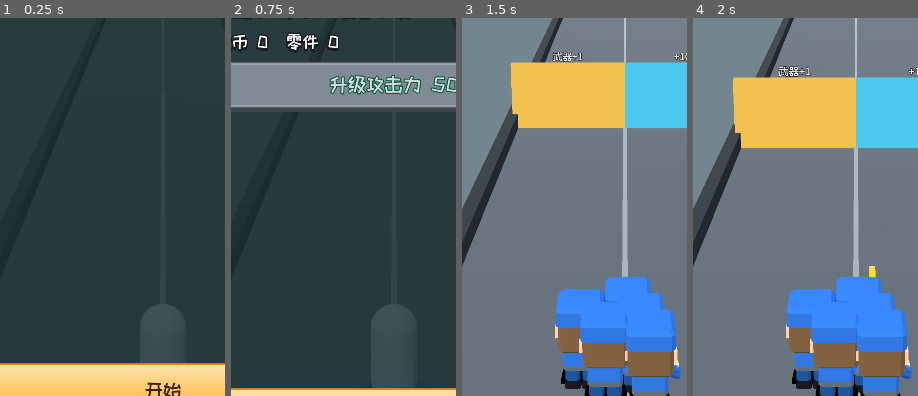
Above: before the commit, frames 1-4 (left to right).
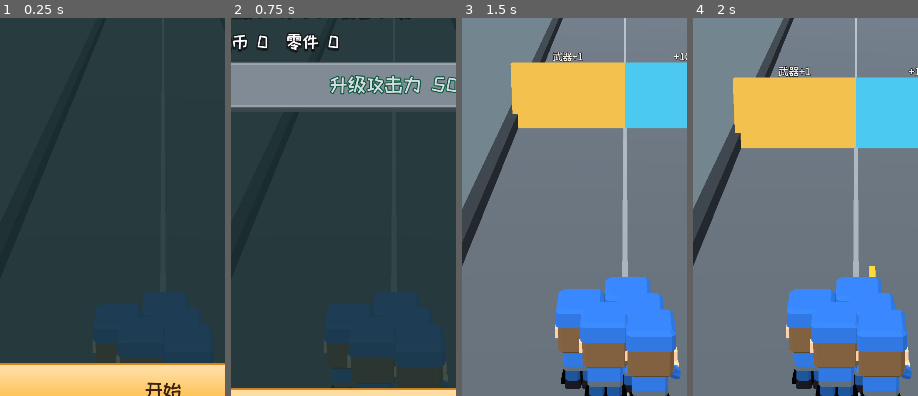
Above: after the commit, the same moments.

Repository: sylsaint/zombie-blaster
Game: Godot game, scene res://scenes/main.tscn
The game is run twice, just before and just after one commit, with the same random seed, the same clock (stepped at 60 frames per second) and the same inputs.
Inputs:
- Up to frame 1 (0.25 s): no input
- Up to frame 2 (0.75 s): click "开始" at 0.5 s
- Up to frame 3 (1.5 s): click "第 1 关" at 1.25 s
- Up to frame 4 (2 s): no input
The pictures show only the part of the screen within x 14-64%, y 38-88%; the shares and areas given below are measured in that part.

The runs differ from the first frame. In frame 1, 2.6% of the frame differs, in the area x 41-96%, y 75-92%; in frame 2, 3.8%, in the area x 41-97%, y 75-98%; in frame 3, nothing differs; in frame 4, nothing differs.

Commit message:
Show the idle pistol squad on the main menu lane.
The greybox capsule and its blob stay hidden. Five v3 soldiers stand in the squad formation until a level starts, and the menu test rejects any visible capsule.

Co-authored-by: nihilism9 <sylsaint@users.noreply.github.com>

Diff:
--- a/scenes/main.tscn
+++ b/scenes/main.tscn
@@ -101,12 +101,14 @@
 lane_half_width = 3.0
 
 [node name="Body" type="MeshInstance3D" parent="Player"]
+visible = false
 transform = Transform3D(1, 0, 0, 0, 1, 0, 0, 0, 1, 0, 0.95, 0)
 mesh = SubResource("CapsuleMesh_player")
 surface_material_override/0 = SubResource("Mat_player")
 cast_shadow = 0
 
 [node name="BlobShadow" type="MeshInstance3D" parent="Player"]
+visible = false
 transform = Transform3D(1, 0, 0, 0, 1, 0, 0, 0, 1, 0, 0.03, 0)
 mesh = SubResource("QuadMesh_blob")
 surface_material_override/0 = SubResource("Mat_blob")
--- a/scripts/campaign_flow.gd
+++ b/scripts/campaign_flow.gd
@@ -22,6 +22,8 @@
 var _shot_path: String = ""
 var _shot_after: float = 6.0
 var _shot_phase: int = 0
+var _menu_shot_path: String = ""
+var _menu_shot_frames: int = 0
 
 
 func _ready() -> void:
@@ -45,6 +47,7 @@
 
 
 func _process(_delta: float) -> void:
+	_tick_menu_shot()
 	if host == null or host.session == null:
 		return
 	var session := host.session
@@ -89,9 +92,22 @@
 	for arg in OS.get_cmdline_user_args():
 		if arg.begins_with("--level1-shot="):
 			_shot_path = arg.trim_prefix("--level1-shot=")
+		elif arg.begins_with("--menu-shot="):
+			_menu_shot_path = arg.trim_prefix("--menu-shot=")
 	if _shot_path == "":
 		return
 	call_deferred("_play_level1_for_shot")
+
+
+func _tick_menu_shot() -> void:
+	if _menu_shot_path == "":
+		return
+	_menu_shot_frames += 1
+	if _menu_shot_frames < 8:
+		return
+	_save_viewport_png(_menu_shot_path, "MENU_SHOT")
+	_menu_shot_path = ""
+	get_tree().quit()
 
 
 func _play_level1_for_shot() -> void:
@@ -129,21 +145,24 @@
 
 
 func _save_level1_shot() -> void:
+	_save_viewport_png(_shot_path, "LEVEL1_SHOT")
+
+
+func _save_viewport_png(path: String, tag: String) -> void:
 	var viewport := get_viewport()
 	var texture := viewport.get_texture() if viewport != null else null
 	var image: Image = texture.get_image() if texture != null else null
 	if image == null:
-		push_error("Level 1 screenshot viewport was empty")
-		return
-	var path := _shot_path
+		push_error("%s viewport was empty" % tag)
+		return
 	if path.begins_with("res://"):
 		path = ProjectSettings.globalize_path(path)
 	DirAccess.make_dir_recursive_absolute(path.get_base_dir())
 	var err := image.save_png(path)
 	if err != OK:
-		push_error("Could not save level 1 screenshot: %s" % error_string(err))
-		return
-	print("LEVEL1_SHOT %s" % path)
+		push_error("Could not save %s: %s" % [tag, error_string(err)])
+		return
+	print("%s %s" % [tag, path])
 
 
 func _gameplay_time() -> float:
@@ -187,6 +206,8 @@
 
 
 func _show_menu() -> void:
+	if host != null:
+		host.present_menu_lane()
 	if menu_view != null:
 		menu_view.visible = true
 	if select_view != null:
--- a/scripts/crowd_view.gd
+++ b/scripts/crowd_view.gd
@@ -233,6 +233,42 @@
 	return total
 
 
+func clear_draws() -> void:
+	for node in [grunt_mm, walker_lod_mm, runner_mm, runner_lod_mm, elite_mm, boss_mm, blob_mm, bullet_mm, squad_body_mm, squad_weapon_mm, warning_mm, gem_mm, bar_mm, casualty_mm]:
+		if node != null and node.multimesh != null:
+			node.multimesh.visible_instance_count = 0
+
+
+## Menu stand-in. Same body and pistol MultiMeshes the fight uses, posed in the squad formation.
+func show_idle_squad(origin: Vector3, count: int) -> void:
+	var offsets := SquadAnchor.formation_offsets(count)
+	var n := mini(offsets.size(), SQUAD_CAP)
+	var i := 0
+	while i < n:
+		var o := i * 12
+		var px := origin.x + offsets[i].x
+		var pz := origin.z + offsets[i].z
+		_write_origin(_buf_squad, o, px, pz)
+		_write_origin(_buf_weapon, o, px, pz)
+		var blob := i * 12
+		_buf_blob[blob + 0] = 0.7
+		_buf_blob[blob + 1] = 0.0
+		_buf_blob[blob + 2] = 0.0
+		_buf_blob[blob + 3] = px
+		_buf_blob[blob + 4] = 0.0
+		_buf_blob[blob + 5] = 1.0
+		_buf_blob[blob + 6] = 0.0
+		_buf_blob[blob + 7] = 0.04
+		_buf_blob[blob + 8] = 0.0
+		_buf_blob[blob + 9] = 0.0
+		_buf_blob[blob + 10] = 0.7
+		_buf_blob[blob + 11] = pz
+		i += 1
+	_commit(squad_body_mm, _buf_squad, n)
+	_commit(squad_weapon_mm, _buf_weapon, n)
+	_commit(blob_mm, _buf_blob, n)
+
+
 func sync(sim: CombatSim) -> void:
 	var t0 := Time.get_ticks_usec()
 	var tw := Time.get_ticks_usec()
--- a/scripts/level_host.gd
+++ b/scripts/level_host.gd
@@ -9,6 +9,7 @@
 
 
 const RAIL_X := 3.75
+const MENU_SQUAD := 5
 
 var levels: Array[LevelData] = []
 var session: LevelSession
@@ -17,17 +18,45 @@
 var gates: GateView
 var gate_groups: Array = []
 var _running: bool = false
+var _menu_lane: bool = false
+var _menu_present_queued: bool = false
 
 
 func _ready() -> void:
 	levels = LevelCatalog.load_all()
+	present_menu_lane()
 
 
 func running() -> bool:
 	return _running
 
 
+func present_menu_lane() -> void:
+	var parent := get_parent()
+	# Main is still entering the tree during the first _ready. Adding the
+	# crowd then is refused, so the menu lane is built on the next idle frame.
+	if parent != null and not parent.is_node_ready():
+		if not _menu_present_queued:
+			_menu_present_queued = true
+			present_menu_lane.call_deferred()
+		return
+	_menu_present_queued = false
+	_menu_lane = true
+	_hide_placeholder()
+	_ensure_views()
+	if boss_view != null and is_instance_valid(boss_view):
+		boss_view.queue_free()
+		boss_view = null
+	if gates != null:
+		gates.build([])
+	if crowd != null:
+		crowd.clear_draws()
+	_restore_menu_frame()
+	_sync_menu_squad()
+
+
 func start_level(level_index: int, meta_attack_levels: int = 0) -> void:
+	_menu_lane = false
 	if boss_view != null and is_instance_valid(boss_view):
 		boss_view.queue_free()
 	boss_view = null
@@ -43,13 +72,15 @@
 
 
 func _process(_delta: float) -> void:
-	if not _running or session == null:
-		return
-	var clock := get_node("/root/GameClock")
-	session.tick(float(clock.gameplay_delta))
-	_sync_view()
-	if session.result != null:
-		_running = false
+	if _running and session != null:
+		var clock := get_node("/root/GameClock")
+		session.tick(float(clock.gameplay_delta))
+		_sync_view()
+		if session.result != null:
+			_running = false
+		return
+	if _menu_lane:
+		_sync_menu_squad()
 
 
 static func groups_from_level(level: LevelData) -> Array:
@@ -87,24 +118,67 @@
 
 
 func _ensure_views() -> void:
+	if crowd != null and is_instance_valid(crowd) and crowd.is_inside_tree():
+		return
+	var parent := get_parent()
+	if parent == null:
+		return
 	if crowd != null and is_instance_valid(crowd):
-		return
-	var parent := get_parent()
-	if parent == null:
-		return
+		crowd.free()
 	crowd = CrowdView.new()
 	crowd.name = "Crowd"
 	parent.add_child(crowd)
+	if not crowd.is_inside_tree():
+		crowd.free()
+		crowd = null
+		return
 	crowd.setup()
-	gates = GateView.new()
-	gates.name = "Gates"
-	parent.add_child(gates)
+	if gates != null and is_instance_valid(gates) and not gates.is_inside_tree():
+		gates.free()
+		gates = null
+	if gates == null or not is_instance_valid(gates):
+		gates = GateView.new()
+		gates.name = "Gates"
+		parent.add_child(gates)
+		if not gates.is_inside_tree():
+			gates.free()
+			gates = null
 
 
 func _present_gates(level: LevelData) -> void:
 	gate_groups = groups_from_level(level)
 	if gates != null:
 		gates.build(gate_groups)
+
+
+func _sync_menu_squad() -> void:
+	if crowd == null:
+		return
+	crowd.show_idle_squad(_menu_origin(), MENU_SQUAD)
+
+
+func _menu_origin() -> Vector3:
+	var parent := get_parent()
+	if parent == null:
+		return Vector3.ZERO
+	var player := parent.get_node_or_null("Player") as Node3D
+	if player == null:
+		return Vector3.ZERO
+	return player.global_position
+
+
+func _restore_menu_frame() -> void:
+	var parent := get_parent()
+	if parent == null:
+		return
+	var camera := parent.get_node_or_null("ChaseCamera") as Camera3D
+	if camera != null:
+		camera.position = Vector3(0.0, 8.5, 12.0)
+		camera.look_at(Vector3(0.0, 1.0, -18.0), Vector3.UP)
+	for node_name in ["Ground", "CenterStripe", "RailLeft", "RailRight"]:
+		var mesh := parent.get_node_or_null(node_name) as Node3D
+		if mesh != null:
+			mesh.position.z = -20.0
 
 
 func _hide_placeholder() -> void:
--- a/scripts/player.gd
+++ b/scripts/player.gd
@@ -1,5 +1,5 @@
 extends Node3D
-## Horizontal drag. During a level it steers the squad; the menu still slides the stand-in.
+## Horizontal drag. During a level it steers the squad; on the menu it slides the idle squad.
 
 const _LaneMotion := preload("res://scripts/lane_motion.gd")
 
--- a/tests/test_level1_playable.gd
+++ b/tests/test_level1_playable.gd
@@ -7,6 +7,45 @@
 
 const RUN_SECONDS := 15.0
 const FRAME_CAP := 8000
+
+
+func test_menu_hides_the_greybox_capsule() -> void:
+	var packed := load("res://scenes/main.tscn") as PackedScene
+	var main := packed.instantiate()
+	add_child_autofree(main)
+	await get_tree().process_frame
+	var menu := main.get_node("UI/MainMenu") as MainMenu
+	assert_true(menu.visible, "menu is up")
+	assert_false((main.get_node("UI/LevelSelect") as CanvasItem).visible)
+	_assert_no_visible_greybox(main)
+	var host := main.get_node("LevelHost") as LevelHost
+	assert_false(host.running())
+	assert_null(host.session)
+	var crowd := host.crowd
+	assert_not_null(crowd, "menu lane has no squad view")
+	assert_eq(crowd.squad_body_mm.multimesh.visible_instance_count, LevelHost.MENU_SQUAD)
+	assert_eq(crowd.squad_weapon_mm.multimesh.visible_instance_count, LevelHost.MENU_SQUAD)
+	assert_true(ResourceLoader.exists(SoldierVisuals.body_path(1)))
+	assert_true(ResourceLoader.exists(SoldierVisuals.weapon_path(1)))
+	assert_eq(crowd.squad_body_mm.multimesh.mesh, SoldierVisuals.body_mesh(1))
+	assert_eq(crowd.squad_weapon_mm.multimesh.mesh, SoldierVisuals.weapon_mesh(1))
+	assert_false(crowd.squad_body_mm.multimesh.mesh is PrimitiveMesh)
+	assert_false(crowd.squad_weapon_mm.multimesh.mesh is PrimitiveMesh)
+
+
+func _assert_no_visible_greybox(node: Node) -> void:
+	if node is MeshInstance3D:
+		var mesh_node := node as MeshInstance3D
+		if mesh_node.visible:
+			assert_false(mesh_node.mesh is CapsuleMesh, "%s is a visible capsule" % mesh_node.name)
+			assert_ne(mesh_node.name, "Body", "greybox body is visible")
+			assert_ne(mesh_node.name, "BlobShadow", "greybox blob is visible")
+	elif node is MultiMeshInstance3D:
+		var multi := node as MultiMeshInstance3D
+		if multi.visible and multi.multimesh != null and multi.multimesh.visible_instance_count > 0:
+			assert_false(multi.multimesh.mesh is CapsuleMesh, "%s draws a capsule" % multi.name)
+	for child in node.get_children():
+		_assert_no_visible_greybox(child)
 
 
 func test_level1_spawns_gates_squad_and_zombies() -> void:
Not shown, added: tools/shot_menu.sh
